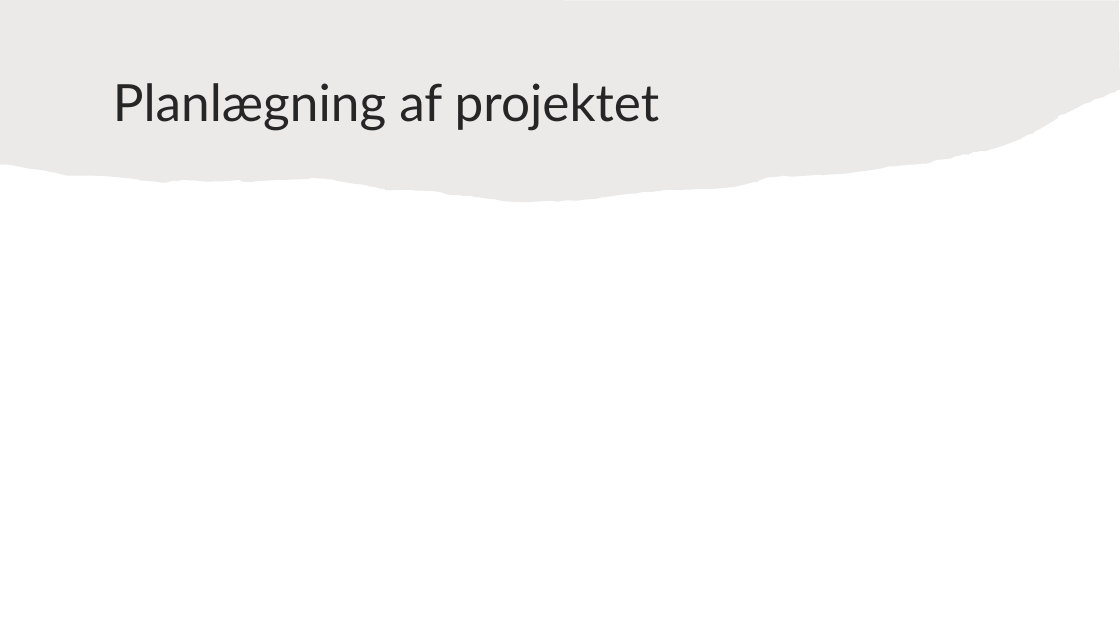
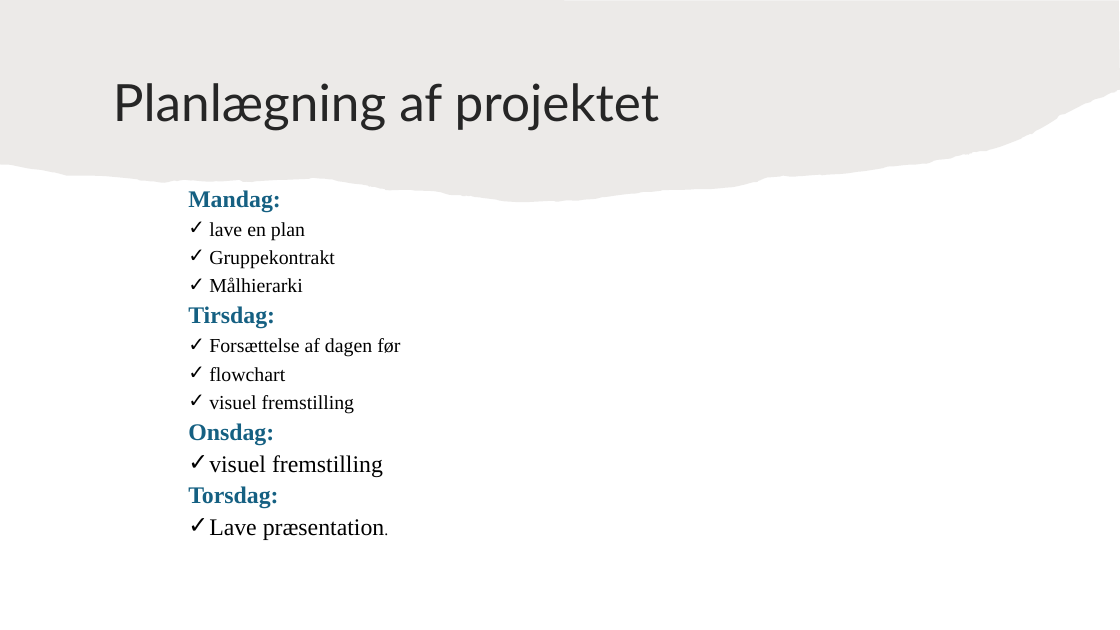
Before and after one commit to JeZoonia/Projekt-1sem, a slide deck: slide 2 of NEXTTECH CALCULATOR.pptx. Drawn at 1120x630 pixels with LibreOffice and Linux fonts; fonts in the diff are those of the drawing. Boxes give left, top, right and bottom in pixels: in the first picture for what was removed or moved away, otherwise in the second. Text is boxed around its words. In the diff, an @@ line names an element or a change of style, - is before the commit and + after.

Commit message:
præsentation

```diff
--- a/NEXTTECH CALCULATOR.pptx
+++ b/NEXTTECH CALCULATOR.pptx
@@ text added at <box>188,190,400,540</box>, 17 pt, text #000000 @@
+Mandag:
+✓ lave en plan
+✓ Gruppekontrakt
+✓ Målhierarki
+Tirsdag:
+✓ Forsættelse af dagen før
+✓ flowchart
+✓ visuel fremstilling
+Onsdag:
+✓ visuel fremstilling
+Torsdag:
+✓ Lave præsentation.
```
Also in this commit, not shown: 1 slide added, 1 slide removed.
